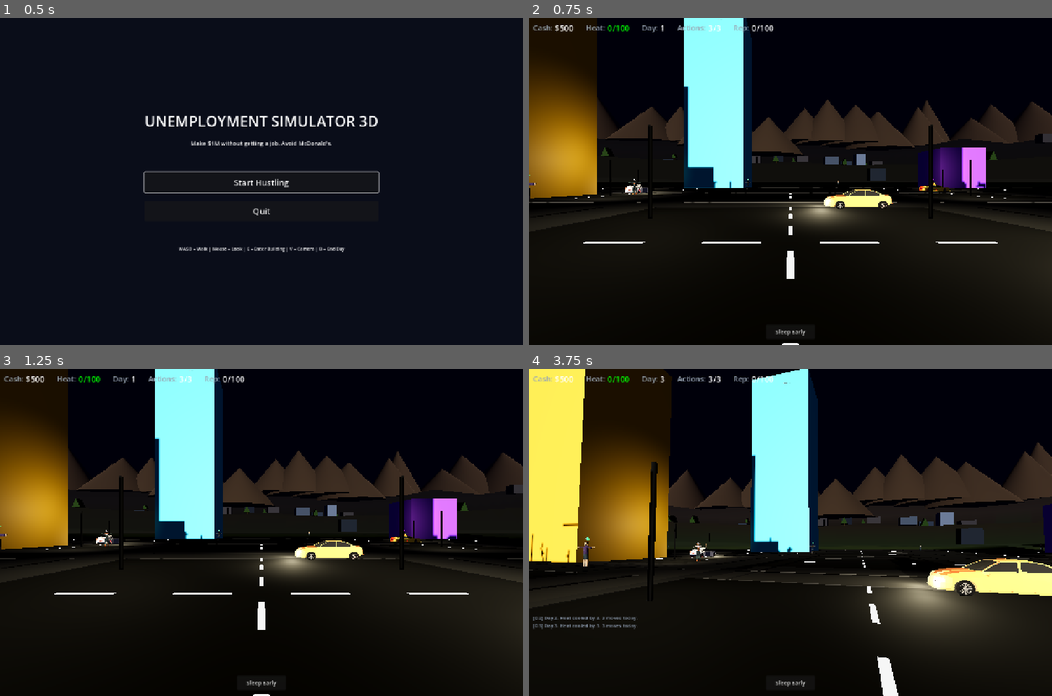
Above: before the commit, frames 1-4 (two rows, left to right).
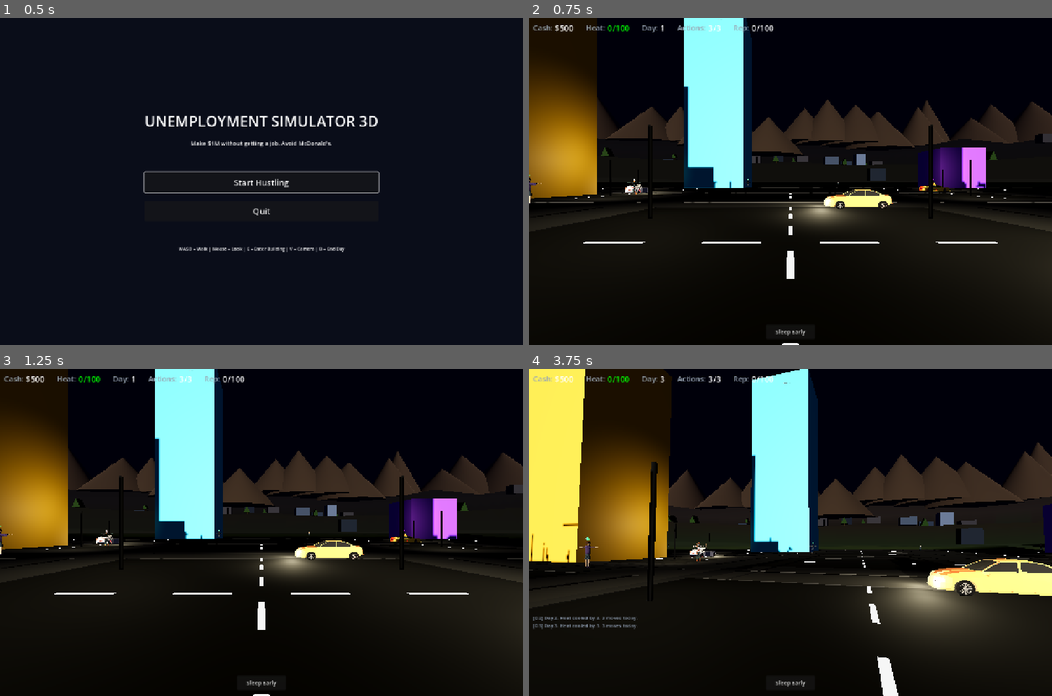
Above: after the commit, the same moments.

Repository: buttergolemcode/unemploymentsimulator
Game: Godot game, scene res://scenes/MainMenu.tscn
Two runs of this game, one before a commit and one after it. Both use one fixed random seed, a clock stepped at 60 frames per second and the inputs below.
Inputs (mouse positions are in pixels of both pictures, inside the frame that each line leads up to):
- Up to frame 1 (0.5 s): no input
- Up to frame 2 (0.75 s): click "Start Hustling" at 0.5 s
- Up to frame 3 (1.25 s): no input
- Up to frame 4 (3.75 s): click "Sleep Early" at 1.25 s; click "OK" at 2 s; tap Enter at 2.75 s; move the mouse to (816, 532) at 2.77 s; hold W from 2.78 s (still down); tap V at 2.85 s; click (816, 532) at 2.92 s; tap Space at 3.02 s; move the mouse to (764, 532) at 3.52 s; tap E at 3.6 s

Frame 1 is identical in both runs. In frame 2, less than 0.1% of the frame differs, in the area x 0-78%, y 48-57%; in frame 3, less than 0.1%; in frame 4, 0.2%, in the area x 2-98%, y 52-63%.

Commit message:
Fix: NPCs/player walking backwards (pragmatic PI rotation)
The math-based fix (atan2(-dx, -dz)) didn't work as expected for the
Quaternius FBX models. Even with the corrected formula, NPCs still
walked backwards in testing.

Pragmatic fix per user suggestion: rotate the mesh by PI (180 degrees)
to make it face the movement direction. This is the same approach that
worked earlier in the project history.

NPC.gd: instance.rotation.y = PI in _build_mesh()
PlayerController.gd: instance.rotation.y = PI in _build_mesh()

The atan2(-dx, -dz) formula from previous commit is kept (it's mathematically
correct for Godot's coordinate system). The PI rotation is applied on top
to compensate for the FBX model's actual orientation vs. assumed orientation.

Diff:
--- a/godot/scripts/NPC.gd
+++ b/godot/scripts/NPC.gd
@@ -43,10 +43,10 @@
 		var instance = packed_scene.instantiate()
 		# Quaternius characters are roughly 1.8m tall, scale to match our collision
 		instance.scale = Vector3(1.0, 1.0, 1.0)
-		# Rotate to face forward (FBX may have different default orientation)
-		# Quaternius characters face -Z by default (Godot's forward direction).
-		# Our NPC movement uses facing = atan2(dx, dz), where facing=0 means
-		# moving toward -Z. So no rotation needed — model already faces -Z.
+		# Pragmatic fix: rotate mesh by PI to face movement direction.
+		# Despite Godot's -Z forward convention, the facing = atan2(-dx, -dz)
+		# formula produces opposite orientation for this FBX. PI fixes it.
+		instance.rotation.y = PI
 		mesh.add_child(instance)
 		# Add merchant badge if applicable
 		if is_merchant:
--- a/godot/scripts/PlayerController.gd
+++ b/godot/scripts/PlayerController.gd
@@ -200,9 +200,8 @@
 	if packed_scene != null:
 		var instance = packed_scene.instantiate()
 		instance.scale = Vector3(1.0, 1.0, 1.0)
-		# Quaternius characters face -Z by default (Godot's forward direction).
-		# Player movement uses -Z forward (velocity.x/z = -sin/-cos of yaw),
-		# so no rotation needed — model already faces forward.
+		# Pragmatic fix: rotate mesh by PI to face movement direction.
+		instance.rotation.y = PI
 		mesh_node.add_child(instance)
 		return
 
Not shown, added: scripts/patch_pi_rotation.py
